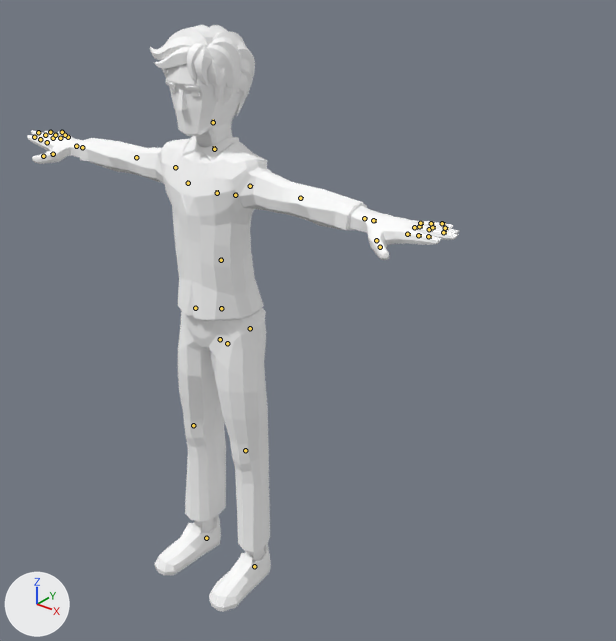
Renders of the glTF model games/work-in-progress/assets/people/business.glb from each side of a commit.
Before and after are seen from a 50 mm lens placed at (1.75, -1.8, 2.15), pointed at (-0.08, 0.5, 0.73). Every picture has the same lights, and +X, +Y and +Z are marked at lower left. The first picture is the older version. The bones that change, and the others that lie on the model, are drawn over the model as lines.

Names of what the first picture shows: 'SkinnedMesh'.
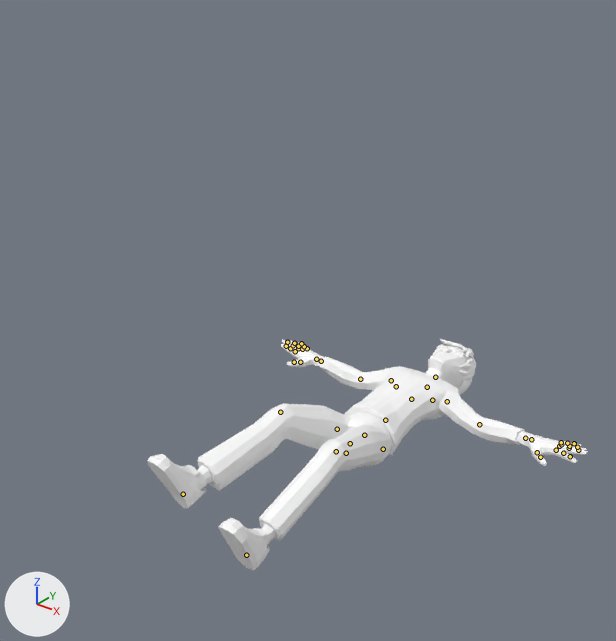
The newer file adds an action. The first version stands in its rest pose; the second is drawn at frame 19 of the action 'fall'.

Scene script edits in JSON lines:
```json
{"block": "bone_body", "where": "bone_body = bpy.data.objects['CharacterArmature'].pose.bones['Body']  # child of 'Root'"}
{"op": "set", "path": "bone_body.location", "old": "(0.0, 0.0, 0.0)", "new": "(0.0, -0.00793, -0.00678)"}
{"op": "set", "path": "bone_body.rotation_quaternion", "old": "(1.0, 0.0, 0.0, 0.0)", "new": "(0.713, -0.701, 0.0, 0.0)", "note": "degrees (0, 0, 0) -> degrees (-89, 0, 0)"}
{"block": "bone_neck", "where": "bone_neck = bpy.data.objects['CharacterArmature'].pose.bones['Neck']  # child of 'Chest'"}
{"op": "set", "path": "bone_neck.rotation_quaternion", "old": "(1.0, 0.0, 0.0, 0.0)", "new": "(0.993, 0.12, 0.0, 0.0)", "note": "degrees (0, 0, 0) -> degrees (14, 0, 0)"}
{"block": "bone_head", "where": "bone_head = bpy.data.objects['CharacterArmature'].pose.bones['Head']  # child of 'Neck'"}
{"op": "set", "path": "bone_head.rotation_quaternion", "old": "(1.0, 0.0, 0.0, 0.0)", "new": "(0.978, -0.21, 0.0, 0.001)", "note": "degrees (0, 0, 0) -> degrees (-24, 0, 0)"}
{"block": "bone_upperarm_l", "where": "bone_upperarm_l = bpy.data.objects['CharacterArmature'].pose.bones['UpperArm.L']  # child of 'Shoulder.L'"}
{"op": "set", "path": "bone_upperarm_l.rotation_quaternion", "old": "(1.0, 0.0, 0.0, 0.0)", "new": "(-0.936, 0.058, -0.324, -0.125)", "note": "degrees (0, 0, 0) -> degrees (-2, 38, 15)"}
{"block": "bone_lowerarm_l", "where": "bone_lowerarm_l = bpy.data.objects['CharacterArmature'].pose.bones['LowerArm.L']  # child of 'UpperArm.L'"}
{"op": "set", "path": "bone_lowerarm_l.rotation_quaternion", "old": "(1.0, 0.0, 0.0, 0.0)", "new": "(0.974, 0.128, 0.149, -0.115)", "note": "degrees (0, 0, 0) -> degrees (13, 19, -11)"}
{"block": "bone_wrist_l", "where": "bone_wrist_l = bpy.data.objects['CharacterArmature'].pose.bones['Wrist.L']  # child of 'LowerArm.L'"}
{"op": "set", "path": "bone_wrist_l.rotation_quaternion", "old": "(1.0, 0.0, 0.0, 0.0)", "new": "(0.973, -0.013, 0.229, 0.004)", "note": "degrees (0, 0, 0) -> degrees (-2, 27, 0)"}
{"block": "bone_index2_l", "where": "bone_index2_l = bpy.data.objects['CharacterArmature'].pose.bones['Index2.L']  # child of 'Index1.L'"}
{"op": "set", "path": "bone_index2_l.rotation_quaternion", "old": "(1.0, 0.0, 0.0, 0.0)", "new": "(0.992, -0.122, 0.016, 0.001)", "note": "degrees (0, 0, 0) -> degrees (-14, 2, 0)"}
{"block": "bone_index3_l", "where": "bone_index3_l = bpy.data.objects['CharacterArmature'].pose.bones['Index3.L']  # child of 'Index2.L'"}
{"op": "set", "path": "bone_index3_l.rotation_quaternion", "old": "(1.0, 0.0, 0.0, 0.0)", "new": "(0.998, -0.064, 0.015, 0.008)", "note": "degrees (0, 0, 0) -> degrees (-7, 2, 1)"}
{"block": "bone_thumb3_l", "where": "bone_thumb3_l = bpy.data.objects['CharacterArmature'].pose.bones['Thumb3.L']  # child of 'Thumb2.L'"}
{"op": "set", "path": "bone_thumb3_l.rotation_quaternion", "old": "(1.0, 0.0, 0.0, 0.0)", "new": "(0.992, -0.113, -0.029, 0.056)", "note": "degrees (0, 0, 0) -> degrees (-13, -3, 7)"}
{"block": "bone_upperarm_r", "where": "bone_upperarm_r = bpy.data.objects['CharacterArmature'].pose.bones['UpperArm.R']  # child of 'Shoulder.R'"}
{"op": "set", "path": "bone_upperarm_r.rotation_quaternion", "old": "(1.0, 0.0, 0.0, 0.0)", "new": "(0.936, -0.058, -0.324, -0.125)", "note": "degrees (0, 0, 0) -> degrees (-2, -38, -15)"}
{"block": "bone_lowerarm_r", "where": "bone_lowerarm_r = bpy.data.objects['CharacterArmature'].pose.bones['LowerArm.R']  # child of 'UpperArm.R'"}
{"op": "set", "path": "bone_lowerarm_r.rotation_quaternion", "old": "(1.0, 0.0, 0.0, 0.0)", "new": "(0.978, 0.128, -0.139, 0.089)", "note": "degrees (0, 0, 0) -> degrees (14, -17, 8)"}
{"block": "bone_wrist_r", "where": "bone_wrist_r = bpy.data.objects['CharacterArmature'].pose.bones['Wrist.R']  # child of 'LowerArm.R'"}
{"op": "set", "path": "bone_wrist_r.rotation_quaternion", "old": "(1.0, 0.0, 0.0, 0.0)", "new": "(0.973, -0.013, -0.229, -0.004)", "note": "degrees (0, 0, 0) -> degrees (-2, -27, 0)"}
{"block": "bone_thumb3_r", "where": "bone_thumb3_r = bpy.data.objects['CharacterArmature'].pose.bones['Thumb3.R']  # child of 'Thumb2.R'"}
{"op": "set", "path": "bone_thumb3_r.rotation_quaternion", "old": "(1.0, 0.0, 0.0, 0.0)", "new": "(0.992, -0.113, 0.029, -0.056)", "note": "degrees (0, 0, 0) -> degrees (-13, 3, -7)"}
{"block": "bone_upperleg_l", "where": "bone_upperleg_l = bpy.data.objects['CharacterArmature'].pose.bones['UpperLeg.L']  # child of 'Body'"}
{"op": "set", "path": "bone_upperleg_l.rotation_quaternion", "old": "(1.0, 0.0, 0.0, 0.0)", "new": "(-0.974, 0.023, 0.081, -0.208)", "note": "degrees (0, 0, 0) -> degrees (-5, -9, 24)"}
{"block": "bone_lowerleg_l", "where": "bone_lowerleg_l = bpy.data.objects['CharacterArmature'].pose.bones['LowerLeg.L']  # child of 'UpperLeg.L'"}
{"op": "set", "path": "bone_lowerleg_l.rotation_quaternion", "old": "(1.0, 0.0, 0.0, 0.0)", "new": "(0.93, 0.368, 0.0, 0.0)", "note": "degrees (0, 0, 0) -> degrees (43, 0, 0)"}
{"block": "bone_upperleg_r", "where": "bone_upperleg_r = bpy.data.objects['CharacterArmature'].pose.bones['UpperLeg.R']  # child of 'Body'"}
{"op": "set", "path": "bone_upperleg_r.rotation_quaternion", "old": "(1.0, 0.0, 0.0, 0.0)", "new": "(0.963, -0.037, -0.043, -0.264)", "note": "degrees (0, 0, 0) -> degrees (-3, -6, -31)"}
{"block": "bone_lowerleg_r", "where": "bone_lowerleg_r = bpy.data.objects['CharacterArmature'].pose.bones['LowerLeg.R']  # child of 'UpperLeg.R'"}
{"op": "set", "path": "bone_lowerleg_r.rotation_quaternion", "old": "(1.0, 0.0, 0.0, 0.0)", "new": "(0.933, 0.361, 0.0, 0.0)", "note": "degrees (0, 0, 0) -> degrees (42, 0, 0)"}
{"block": "bone_foot_l", "where": "bone_foot_l = bpy.data.objects['CharacterArmature'].pose.bones['Foot.L']  # child of 'Root'"}
{"op": "set", "path": "bone_foot_l.location", "old": "(0.0, 0.0, 0.0)", "new": "(0.0, 0.00039, -0.00078)"}
{"op": "set", "path": "bone_foot_l.rotation_quaternion", "old": "(1.0, 0.0, 0.0, 0.0)", "new": "(0.842, -0.539, 0.0, 0.0)", "note": "degrees (0, 0, 0) -> degrees (-65, 0, 0)"}
{"block": "bone_foot_r", "where": "bone_foot_r = bpy.data.objects['CharacterArmature'].pose.bones['Foot.R']  # child of 'Root'"}
{"op": "set", "path": "bone_foot_r.location", "old": "(0.0, 0.0, 0.0)", "new": "(-0.00077, 0.00032, -0.00186)"}
{"op": "set", "path": "bone_foot_r.rotation_quaternion", "old": "(1.0, 0.0, 0.0, 0.0)", "new": "(0.844, -0.536, 0.0, 0.0)", "note": "degrees (0, 0, 0) -> degrees (-65, 0, 0)"}
```

Where the change shows, as pixel boxes [x1, y1, x2, y2] in the pictures (616 x 641 px):
```json
{"object": "SkinnedMesh", "change": "posed", "before": [27, 25, 459, 612], "after": [148, 339, 588, 570], "on screen": "61% shorter"}
{"bone": "Body", "before": "(227, 343) to (227, 341)", "after": "(346, 453) to (347, 452)"}
{"bone": "Neck", "before": "(214, 149) to (214, 146)", "after": "(427, 387) to (428, 386)"}
{"bone": "Head", "before": "(213, 122) to (213, 119)", "after": "(435, 377) to (436, 377)"}
{"bone": "UpperArm.L", "before": "(250, 186) to (252, 186)", "after": "(447, 401) to (448, 402)"}
{"bone": "LowerArm.L", "before": "(300, 198) to (303, 198)", "after": "(479, 424) to (481, 425)"}
{"bone": "Wrist.L", "before": "(364, 218) to (367, 219)", "after": "(525, 438) to (527, 438)"}
{"bone": "Index2.L", "before": "(407, 234) to (410, 234)", "after": "(556, 450) to (558, 450)"}
{"bone": "Index3.L", "before": "(418, 235) to (421, 235)", "after": "(563, 453) to (565, 454)"}
{"bone": "Thumb3.L", "before": "(380, 247) to (381, 248)", "after": "(540, 457) to (541, 458)"}
{"bone": "UpperArm.R", "before": "(175, 167) to (174, 167)", "after": "(391, 380) to (389, 380)"}
{"bone": "LowerArm.R", "before": "(136, 157) to (134, 157)", "after": "(360, 379) to (359, 378)"}
{"bone": "Wrist.R", "before": "(82, 147) to (80, 147)", "after": "(321, 361) to (319, 360)"}
{"bone": "Thumb3.R", "before": "(43, 156) to (41, 156)", "after": "(294, 362) to (292, 362)"}
{"bone": "UpperLeg.L", "before": "(250, 328) to (250, 330)", "after": "(383, 449) to (382, 449)"}
{"bone": "LowerLeg.L", "before": "(245, 450) to (245, 451)", "after": "(336, 451) to (335, 452)"}
{"bone": "UpperLeg.R", "before": "(195, 308) to (195, 309)", "after": "(337, 429) to (336, 429)"}
{"bone": "LowerLeg.R", "before": "(193, 425) to (194, 426)", "after": "(280, 412) to (280, 412)"}
{"bone": "Foot.L", "before": "(254, 566) to (253, 567)", "after": "(246, 555) to (246, 553)"}
{"bone": "Foot.R", "before": "(206, 538) to (205, 539)", "after": "(183, 494) to (182, 492)"}
```
